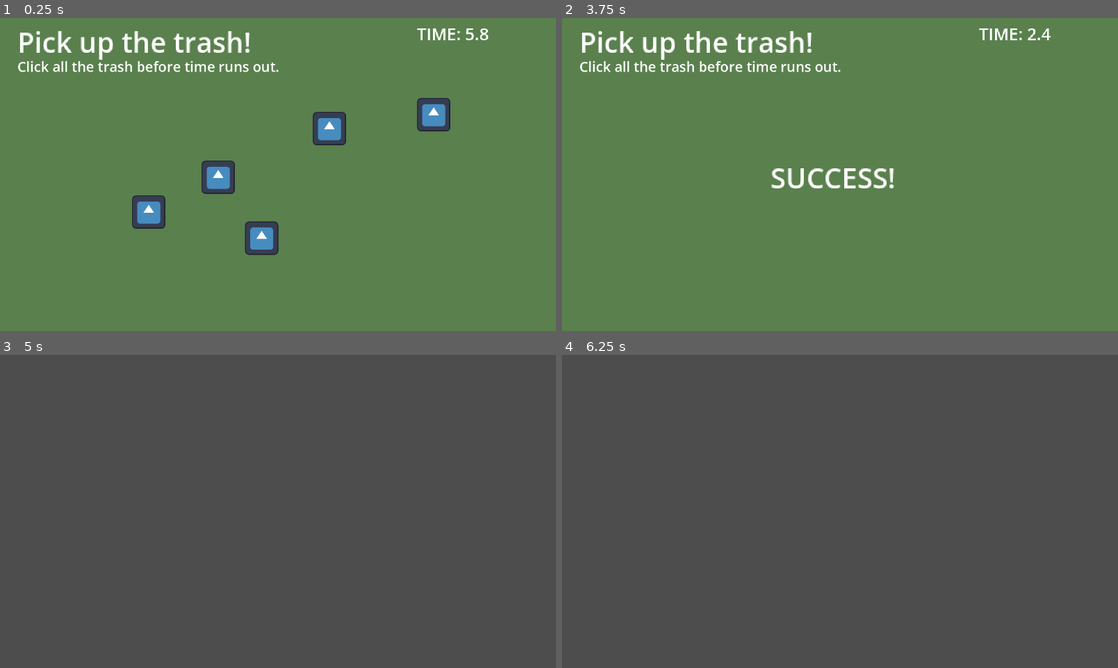
Above: before the commit, frames 1-4 (two rows, left to right).
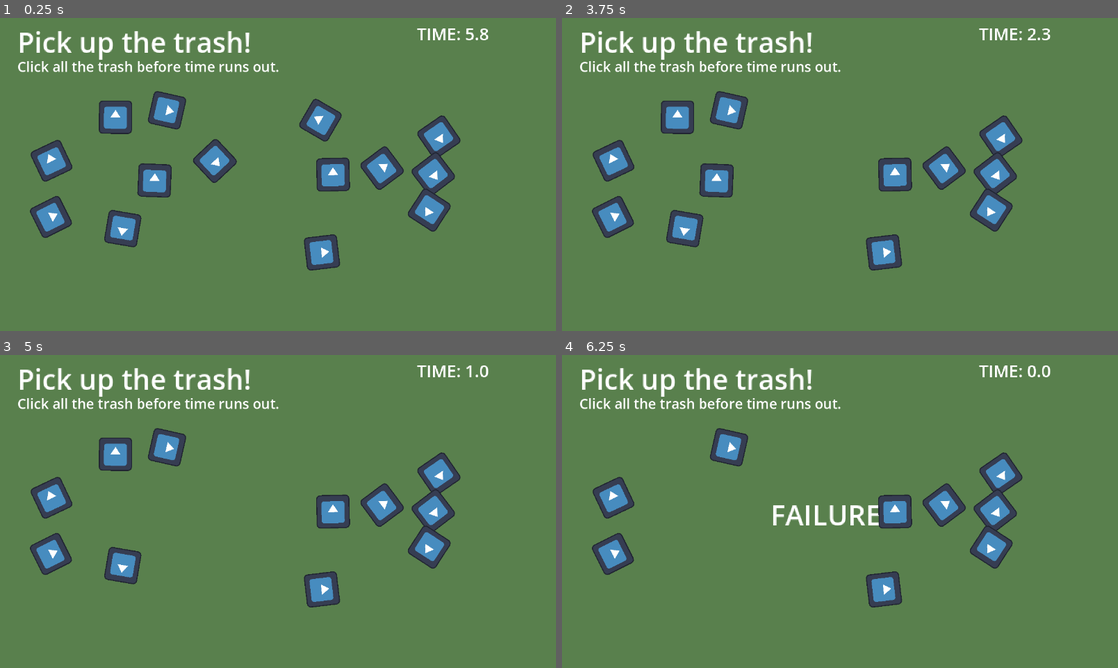
Above: after the commit, the same moments.

Repository: AzeOcram/checkpoint-gamejam
Game: Godot game, scene res://scenes/qte/trash_qte.tscn
The game is run twice, just before and just after one commit, with the same random seed, the same clock (stepped at 60 frames per second) and the same inputs. This scene is started directly instead of the project's main scene. The engine's default icon, where the game draws it, is replaced by a stand-in: a white triangle on a blue panel in a dark square.
Inputs (mouse positions are in pixels of both pictures, inside the frame that each line leads up to):
- Up to frame 1 (0.25 s): no input
- Up to frame 2 (3.75 s): click (995, 115) at 0.52 s; click (712, 212) at 1.27 s; click (778, 177) at 2.02 s; click (890, 127) at 2.77 s; click (823, 237) at 3.52 s
- Up to frame 3 (5 s): click (155, 517) at 4.27 s
- Up to frame 4 (6.25 s): click (684, 564) at 5.02 s; click (678, 455) at 5.77 s

The runs differ from the first frame. In frame 1, 11% of the frame differs, in the area x 5-83%, y 23-81%; in frame 2, 8.2%; in frame 3, 97%; in frame 4, 98%, in the area x 0-100%, y 0-100%.

Commit message:
feat(qte): randomize trash count and rotation
Spawn 10-20 trash per round, each with a random rotation.

Diff:
--- a/scripts/qte/trash_qte.gd
+++ b/scripts/qte/trash_qte.gd
@@ -12,7 +12,8 @@
 # Placeholder sprite until real trash art exists.
 const TRASH_TEXTURE: Texture2D = preload("res://icon.svg")
 
-const TRASH_COUNT: int = 5
+const MIN_TRASH_COUNT: int = 10
+const MAX_TRASH_COUNT: int = 20
 const TRASH_SCALE: float = 0.15
 
 # Spawn area, kept clear of the labels at the top.
@@ -53,9 +54,9 @@
 	var item_size: Vector2 = TRASH_TEXTURE.get_size() * TRASH_SCALE
 	var placed: Array[Rect2] = []
 
-	trash_left = TRASH_COUNT
+	trash_left = randi_range(MIN_TRASH_COUNT, MAX_TRASH_COUNT)
 
-	for i in TRASH_COUNT:
+	for i in trash_left:
 		var rect := Rect2(Vector2.ZERO, item_size)
 
 		# Retry a few times so items don't overlap; give up and overlap if crowded.
@@ -73,7 +74,10 @@
 		var trash := TextureButton.new()
 		trash.texture_normal = TRASH_TEXTURE
 		trash.scale = Vector2.ONE * TRASH_SCALE
-		trash.position = rect.position
+		# Rotate around the sprite's center so it stays inside its spawn rect.
+		trash.pivot_offset = TRASH_TEXTURE.get_size() / 2.0
+		trash.rotation = randf_range(0.0, TAU)
+		trash.position = rect.get_center() - trash.pivot_offset
 		trash.pressed.connect(_on_trash_pressed.bind(trash))
 		trash_container.add_child(trash)
 
